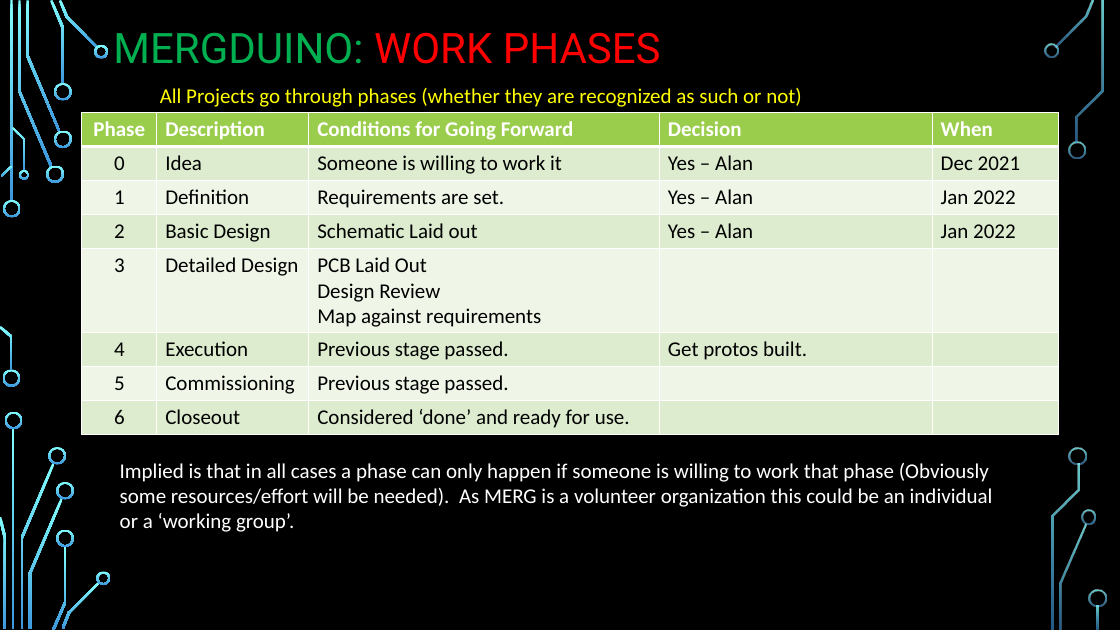
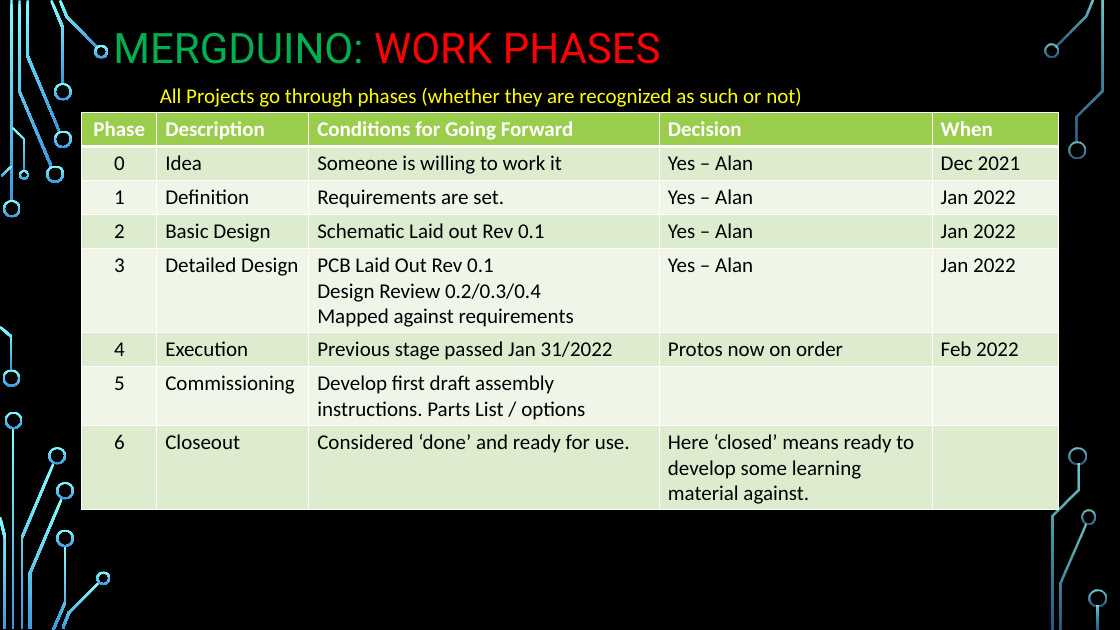
Before and after one commit to Alan-Lomax/MERG-SIG-Presentations, a slide deck: slide 8 of Practical Arduino - Ground Up.pptx. Drawn at 1120x630 pixels with LibreOffice and Linux fonts; fonts in the diff are those of the drawing; background and template pictures are left out. Boxes give left, top, right and bottom in pixels: in the first picture for what was removed or moved away, otherwise in the second. Text is boxed around its words. In the diff, an @@ line names an element or a change of style, - is before the commit and + after.

```diff
--- a/Practical Arduino - Ground Up.pptx
+++ b/Practical Arduino - Ground Up.pptx
@@ table at box(82, 112, 1058, 509) @@
-row 4, column 3: Schematic Laid out
+row 4, column 3: Schematic Laid out Rev 0.1
-row 5: 3 | Detailed Design | PCB Laid Out / Design Review / Map against requirements |  | 
+row 5: 3 | Detailed Design | PCB Laid Out Rev 0.1 / Design Review 0.2/0.3/0.4 / Mapped against requirements | Yes – Alan | Jan 2022
-row 6: 4 | Execution | Previous stage passed. | Get protos built. | 
+row 6: 4 | Execution | Previous stage passed Jan 31/2022 | Protos now on order | Feb 2022
-row 7, column 3: Previous stage passed.
+row 7, column 3: Develop first draft assembly instructions. Parts List / options
-row 8, column 4: 
+row 8, column 4: Here ‘closed’ means ready to develop some learning material against.
@@ text removed at box(120, 463, 993, 532) @@
-Implied is that in all cases a phase can only happen if someone is willing to work that phase (Obviously some resources/effort will be needed). As MERG is a volunteer organization this could be an individual or a ‘working group’.
```
Also in this commit, not shown: 4 other slides changed.
